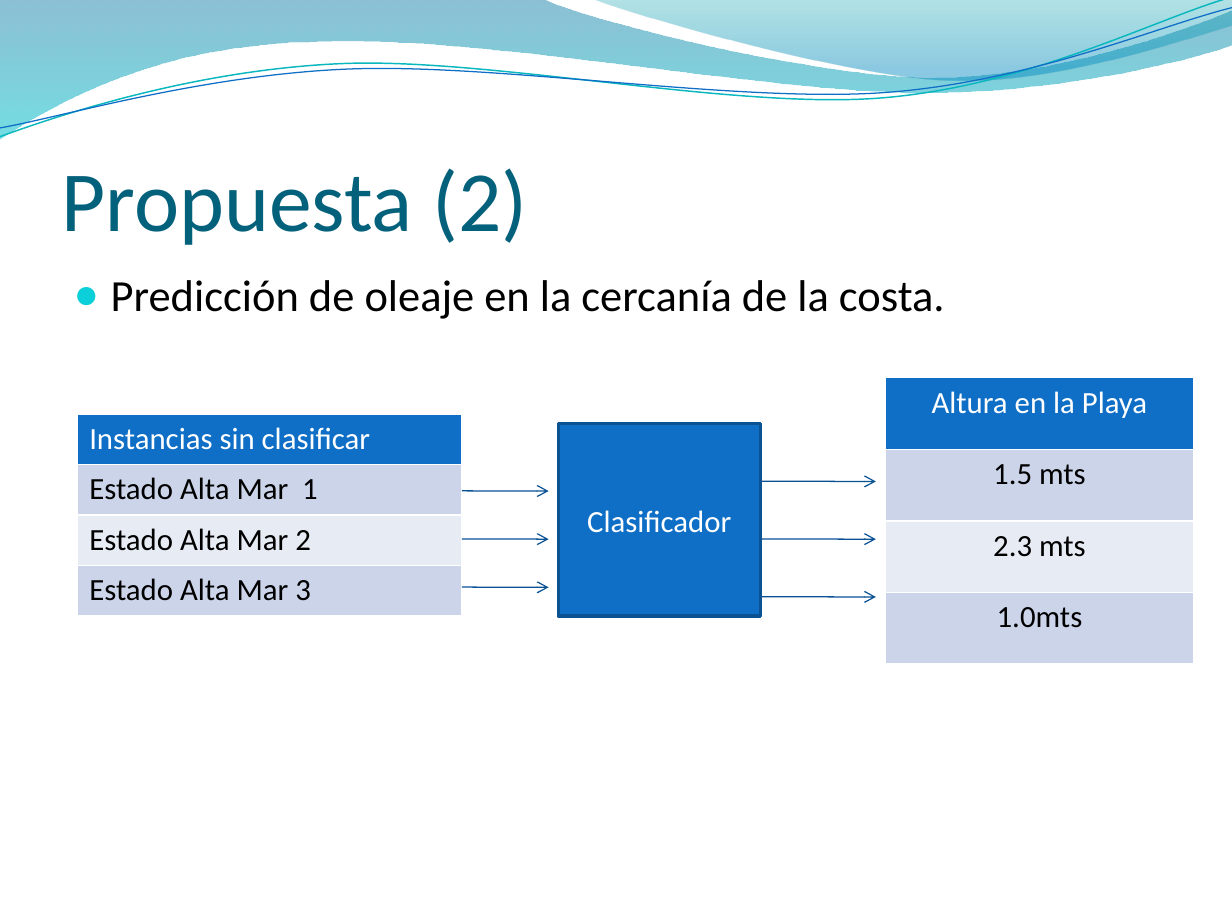
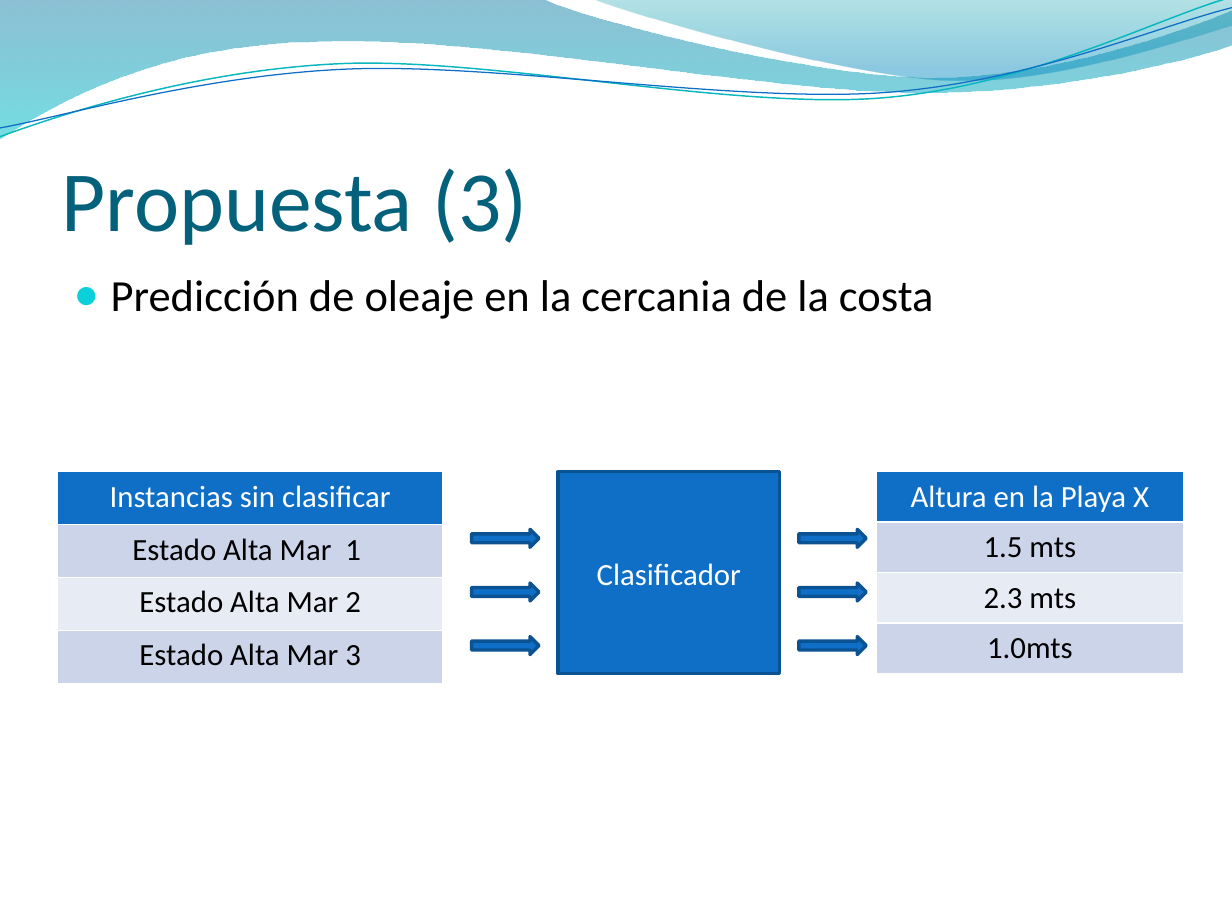
Before and after one commit to jaffadog/neuralito, a slide deck: slide 21 of neuralito/ArfGen/docs/Entregas/Informe Final/presentacion/esteban2.pptx (slide 20 before the commit). Drawn at 1232x924 pixels with LibreOffice and Linux fonts; fonts in the diff are those of the drawing; background and template pictures are left out. Boxes give left, top, right and bottom in pixels: in the first picture for what was removed or moved away, otherwise in the second. Text is boxed around its words. In the diff, an @@ line names an element or a change of style, - is before the commit and + after.

```diff
--- a/neuralito/ArfGen/docs/Entregas/Informe Final/presentacion/esteban2.pptx
+++ b/neuralito/ArfGen/docs/Entregas/Informe Final/presentacion/esteban2.pptx
@@ title at bbox=[62, 168, 527, 245]: text changed @@
-Propuesta (2)
+Propuesta (3)
@@ text at bbox=[111, 280, 933, 319]: text changed @@
-● Predicción de oleaje en la cercanía de la costa.
+● Predicción de oleaje en la cercania de la costa
@@ table at bbox=[58, 472, 444, 684] @@
@@ alignment left to centre @@
@@ table: place and size @@
-table at bbox=[76, 414, 462, 616]
+table at bbox=[58, 472, 444, 684]
@@ rectangle "Clasificador": place and size @@
-rectangle "Clasificador" at bbox=[558, 424, 760, 616]
+rectangle "Clasificador" at bbox=[558, 472, 780, 674]
@@ table at bbox=[876, 472, 1184, 674] @@
-row 1, column 1: Altura en la Playa
+row 1, column 1: Altura en la Playa X
@@ table: place and size @@
-table at bbox=[886, 378, 1194, 665]
+table at bbox=[876, 472, 1184, 674]
@@ arrow removed from (462, 490) to (548, 492) @@
@@ arrow removed from (760, 482) to (876, 482) @@
@@ right arrow added at bbox=[472, 530, 540, 548], fill #0F6FC6, outline #0B5292 2 pt @@
@@ right arrow added at bbox=[798, 530, 866, 548], fill #0F6FC6, outline #0B5292 2 pt @@
@@ arrow removed from (462, 540) to (548, 540) @@
@@ arrow removed from (760, 540) to (876, 540) @@
@@ arrow removed from (462, 588) to (548, 588) @@
@@ right arrow added at bbox=[472, 583, 540, 601], fill #0F6FC6, outline #0B5292 2 pt @@
@@ arrow removed from (760, 596) to (876, 598) @@
@@ right arrow added at bbox=[798, 583, 866, 601], fill #0F6FC6, outline #0B5292 2 pt @@
@@ right arrow added at bbox=[472, 637, 540, 655], fill #0F6FC6, outline #0B5292 2 pt @@
@@ right arrow added at bbox=[798, 637, 866, 655], fill #0F6FC6, outline #0B5292 2 pt @@
```
Also in this commit, not shown: 21 other slides changed, 3 slides added, 1 slide removed.
